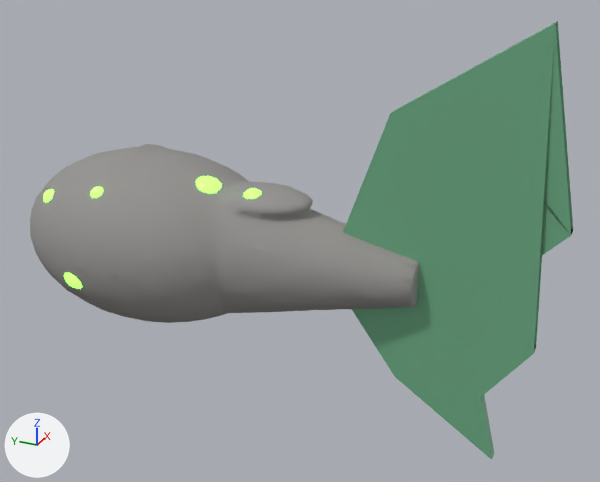
Before and after pictures for a commit that changed the glTF model godot/assets/models/creatures/rockyshark/tail.glb.
Rendered twice from a 50 mm lens placed at (-1.978, -1.308, 1.055), pointed at (0.012, -0.412, 0.06). Arrows for +X, +Y and +Z are at lower left; the lights stay in place. The older version comes first. Where no turn or scale is listed for an object, it has been applied to the vertices.

Objects in the first picture: 'PoreT1', 'PoreT2', 'PoreT3', 'PoreT4', 'PoreT5', 'Tail', 'TailFin'.
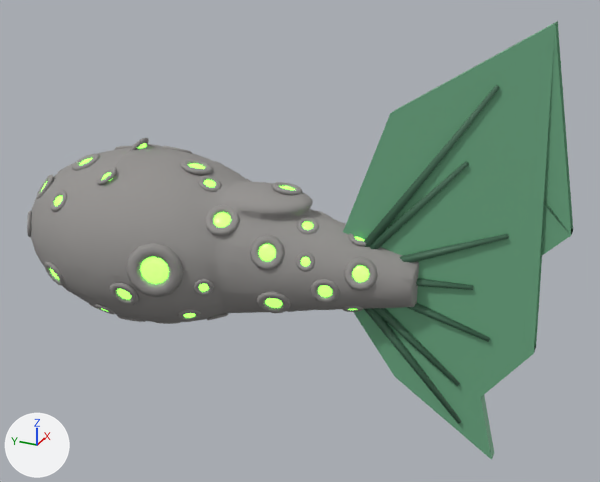
Boxes (x1, y1, x2, y2) around the edits, measured in the pictures (600 x 482 px):
'RimsT', added: after (27, 138, 378, 324)
'FinLines', added: after (364, 85, 509, 424)
'PoresT', added (mostly hidden): after (42, 143, 369, 318)
'HoleLt', moved, turned, rescaled (not visible before): after (140, 257, 169, 284)
'PoreT4', deleted: before (196, 176, 222, 194)
'PoreT5', deleted: before (64, 273, 82, 289)
'PoreT2', deleted: before (243, 188, 261, 199)
'PoreT3', deleted: before (90, 187, 103, 198)
'PoreT1', deleted: before (43, 189, 54, 203)

The change in detail:
Material 'FinLine' (mat_finline) is new.
Its base color is (0.05, 0.14, 0.08) (dark green #3f6950).
Its roughness is 0.6.
Mesh me_rimst is new.
It has 4176 vertices, 8352 faces and spans x -0.306..0.304, y -0.734..0.457, z -0.26..0.298.
It uses material mat_rock (grey #959390).
Mesh me_porest is new.
It has 3472 vertices, 6720 faces and spans x -0.296..0.3, y -0.721..0.444, z -0.249..0.282.
It uses material mat_glow (green #81ff50, glowing green #81ff50).
Mesh me_finlines is new.
It has 164 vertices, 280 faces and spans x -0.04..0.04, y -1.002..-0.547, z -0.4..0.575.
It uses material mat_finline (dark green #3f6950).
Object 'HoleLt' (ob_holelt) moves from (-6.4, 14.08, 1.92) to (-6.112, 16.41, 1.834).
Object 'HoleLt' (ob_holelt) turns from (0, 0, 12) to (84, 0, -160) degrees about x, y and z.
Object 'HoleLt' (ob_holelt) is rescaled from (2.56, 1.41, 3.07) to (3.3, 3.3, 1.73).
Object 'PoreT1' (ob_poret1) is deleted.
Object 'PoreT2' (ob_poret2) is deleted.
Object 'PoreT3' (ob_poret3) is deleted.
Object 'PoreT4' (ob_poret4) is deleted.
Object 'PoreT5' (ob_poret5) is deleted.
Object 'RimsT' (ob_rimst) is new; it shows me_rimst.
Its location is (0.0, 0.0, 0.0).
Object 'PoresT' (ob_porest) is new; it shows me_porest.
Its location is (0.0, 0.0, 0.0).
Object 'FinLines' (ob_finlines) is new; it shows me_finlines.
Its location is (0.0, 0.0, 0.0).
